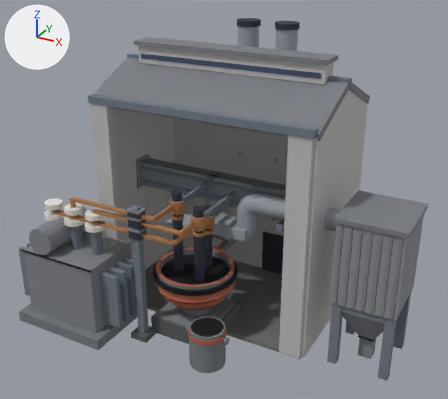
The glTF model price-of-everything-0.1/assets/supply_chain_3d/eaf_lvl2.glb: old version first, new version second.
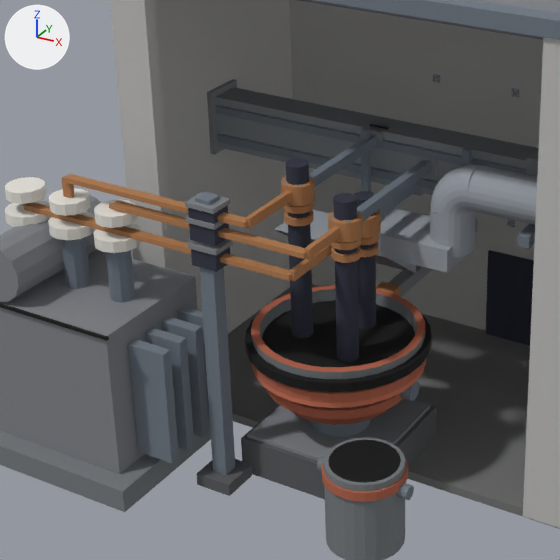
Old and new are each drawn whole from a 50 mm camera at (0.694, -1.276, 0.971) aimed at (0.001, -0.014, 0.34) and again close up on the part from 9% to 66% of the width and 30% to 93% of the height. Lighting does not change. The marker at upper left points along +X, +Y and +Z. The older version's two pictures come first. Vertices at exactly the same position are counted once.

Names of what the first close-up shows: 'eaf'.
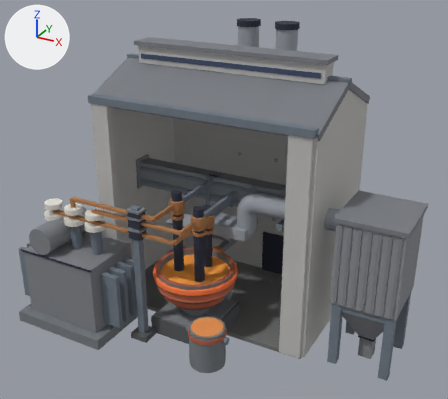
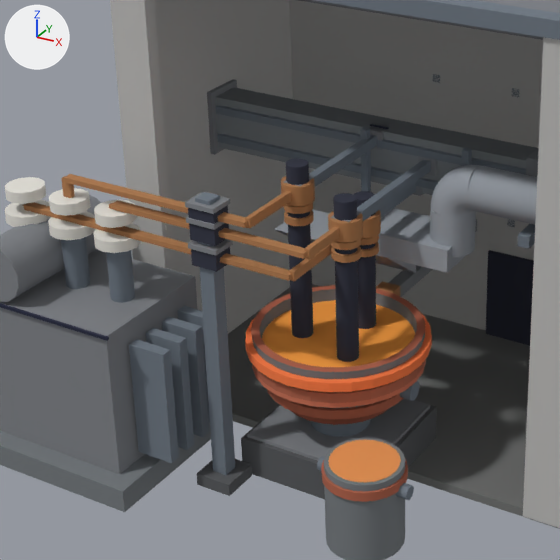
Where the change shows, as pixel boxes [x1, y1, x2, y2] in the close-ups (560 x 560 px):
part 1 of me_eaf, recoloured: [0, 303, 109, 341] in both
part 2 of me_eaf, recoloured (black to orange): [245, 300, 432, 483] in both

What the commit changed:
me_eaf has 4839 vertices, 9002 faces and spans x -0.479..0.479, y -0.32..0.32, z 0.0..0.74.
me_eaf is used by ob_eaf; location (0.0, 0.0, 0.0).
me_eaf part 1: 968 faces centred in x -0.432..0.417, y -0.3..0.317, z 0.062..0.435 are repainted in the vertex colours; the middle colour goes from black #000000 to dark blue #1d223c.
me_eaf part 2: 464 faces centred in x -0.137..0.182, y -0.265..0.242, z 0.011..0.176 are repainted in the vertex colours; the middle colour goes from black #000000 to orange #ff9542.
